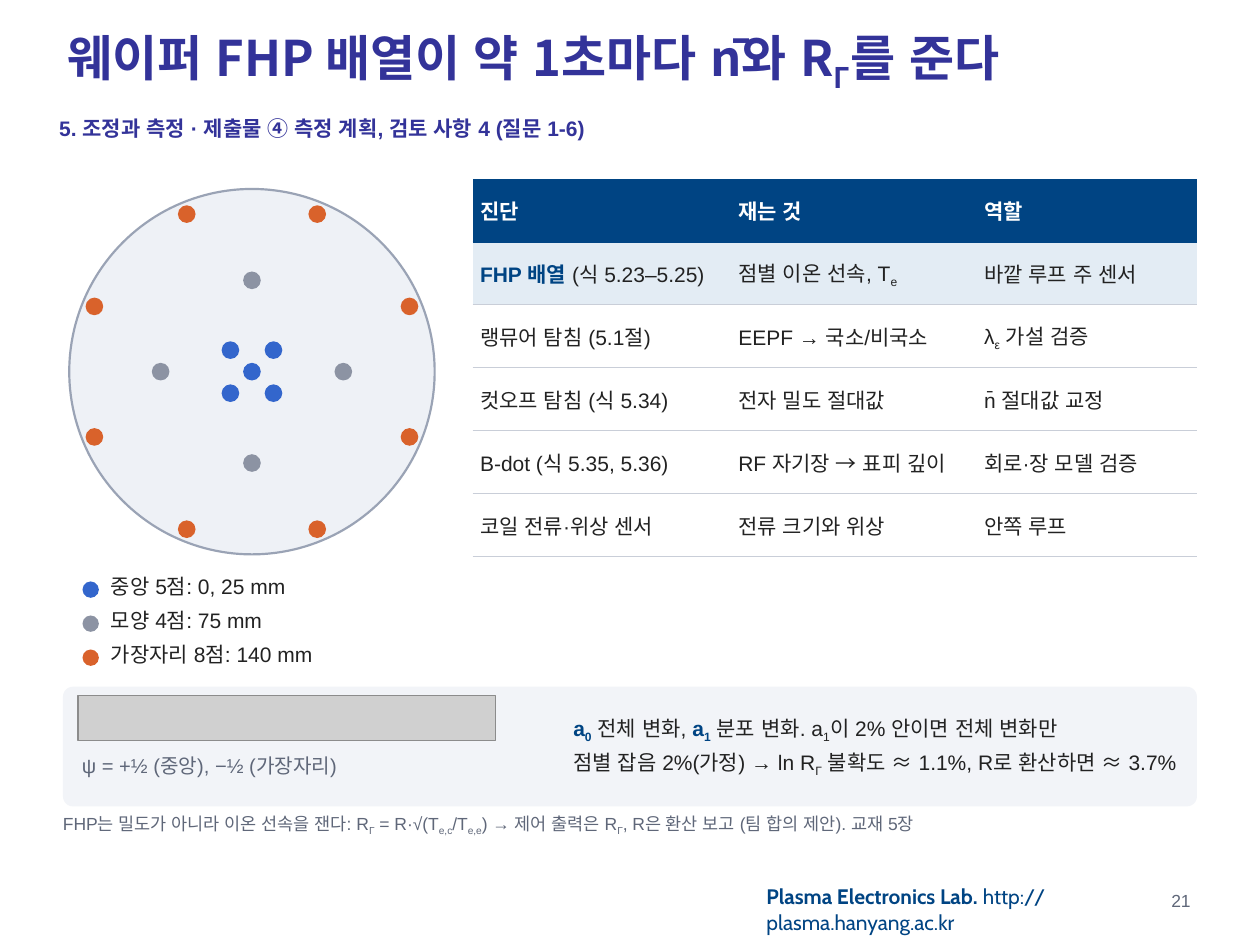
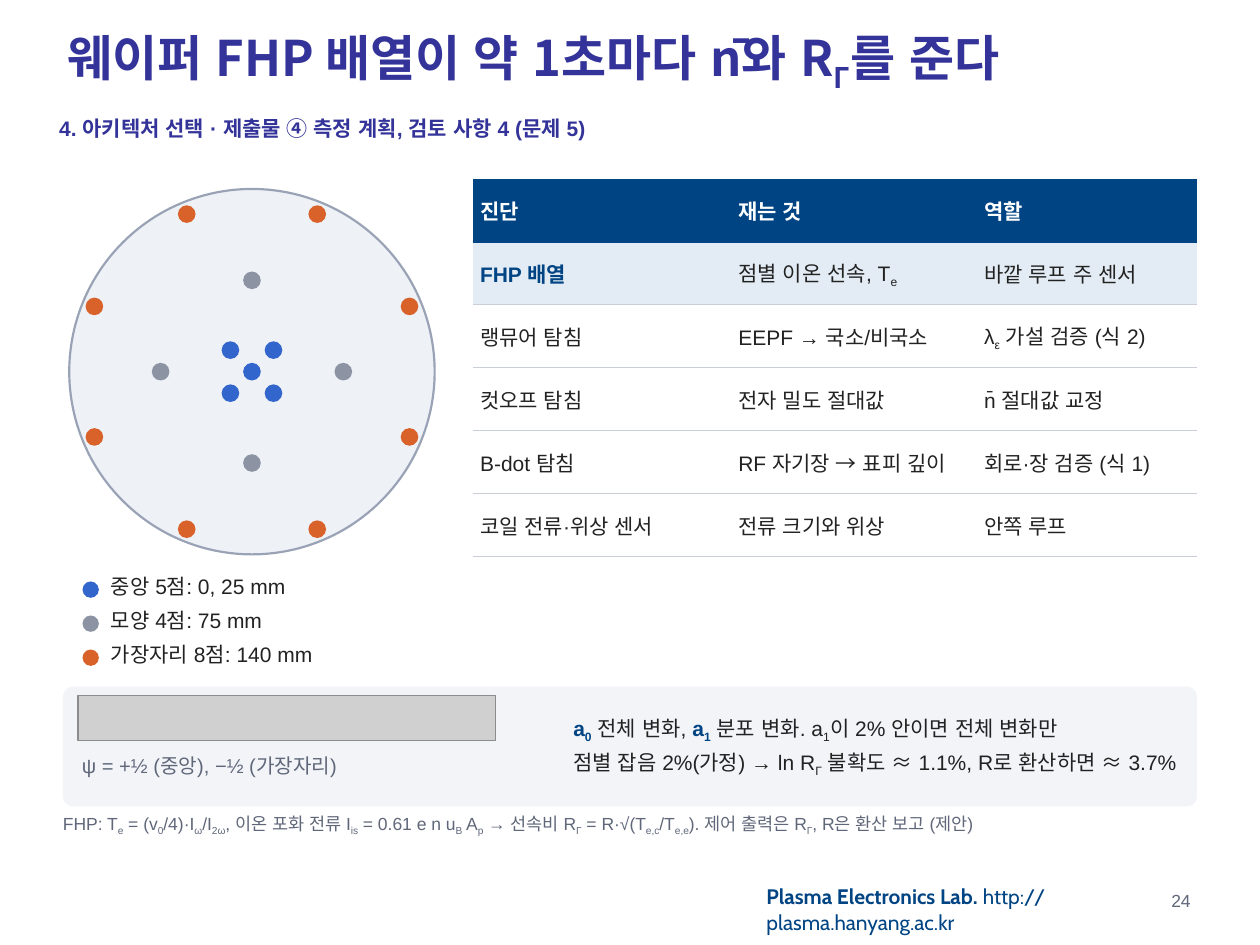
Before and after one commit to garlicjam-pyo/plasma, a slide deck: slide 24 of presentations/1차발표_최종.pptx (slide 21 before the commit). Drawn at 1260x945 pixels with LibreOffice and Linux fonts; fonts in the diff are those of the drawing; grey boxes stand for pictures; background and template pictures are left out. Boxes give left, top, right and bottom in pixels: in the first picture for what was removed or moved away, otherwise in the second. Text is boxed around its words. In the diff, an @@ line names an element or a change of style, - is before the commit and + after.

```diff
--- a/presentations/1차발표_최종.pptx
+++ b/presentations/1차발표_최종.pptx
@@ text at [59,118,586,141]: text changed @@
-5. 조정과 측정 · 제출물 ④ 측정 계획, 검토 사항 4 (질문 1-6)
+4. 아키텍처 선택 · 제출물 ④ 측정 계획, 검토 사항 4 (문제 5)
@@ table at [472,179,1197,557] @@
-row 2, column 1: FHP 배열 (식 5.23–5.25)
+row 2, column 1: FHP 배열
-row 3, column 1: 랭뮤어 탐침 (5.1절)
+row 3, column 1: 랭뮤어 탐침
-row 3, column 3: λε 가설 검증
+row 3, column 3: λε 가설 검증 (식 2)
-row 4, column 1: 컷오프 탐침 (식 5.34)
+row 4, column 1: 컷오프 탐침
-row 5, column 1: B-dot (식 5.35, 5.36)
+row 5, column 1: B-dot 탐침
-row 5, column 3: 회로·장 모델 검증
+row 5, column 3: 회로·장 검증 (식 1)
@@ text at [63,815,974,835]: text changed @@
-FHP는 밀도가 아니라 이온 선속을 잰다: RΓ = R·√(Te,c/Te,e) → 제어 출력은 RΓ, R은 환산 보고 (팀 합의 제안). 교재 5장
+FHP: Te = (v0/4)·Iω/I2ω, 이온 포화 전류 Iis = 0.61 e n uB Ap → 선속비 RΓ = R·√(Te,c/Te,e). 제어 출력은 RΓ, R은 환산 보고 (제안)
@@ page number at [1171,895,1190,907]: text changed @@
-21
+24
```
Also in this commit, not shown: 23 other slides changed, 12 slides added, 8 slides removed, 21 other files.
